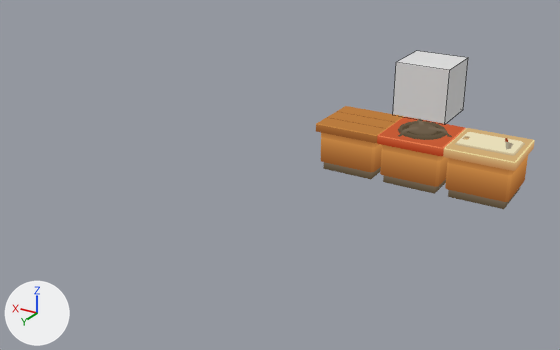
Renders of the Blender file 2022 Gamejam Cooking-Rhythm/Assets/Art/Models/Kitchen Props.blend from each side of a commit.
Both versions are drawn from a 50 mm camera at (-4.72, 13.23, 4.64) aimed at (0.91, 3.86, -0.05). Every picture has the same lights, and +X, +Y and +Z are marked at lower left. Mesh edges are drawn as thin lines on the coarser meshes.

The first picture shows 'Chopping Station', 'Cooktop', 'Counter', 'Cube 1x1'.
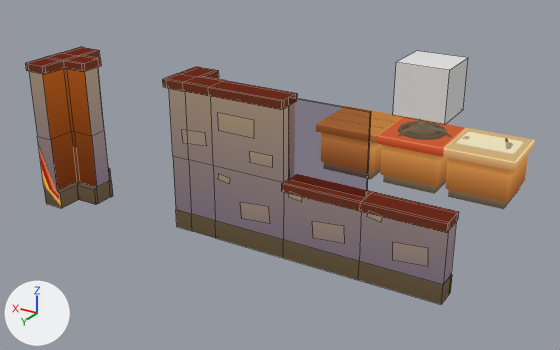
Changed parts and their boxes (x1, y1, x2, y2) in the pictures (560 x 350 px):
'Wall B', added: after (281, 97, 372, 280)
    faces in mat_glass: (289, 97, 371, 198)
    faces in mat_kitchen (picture img_gradientatlas_png): (281, 179, 372, 280)
'Wall A', added: after (208, 81, 297, 258)
'Wall Intersection', added (brown): after (25, 47, 113, 208)
'Wall C', added: after (358, 192, 459, 304)
'Wall Corner', added: after (162, 67, 225, 238)
'Counter', unchanged, covered by the edit: before (316, 106, 403, 179); after (345, 106, 403, 179)

The change, as a list of edits to the scene's bpy script:
```text
Add mat_glass:
    mat_glass = bpy.data.materials.new('Glass')
    mat_glass.use_nodes = True; mat_glass.node_tree.nodes.clear()
    _N = mat_glass.node_tree.nodes; _L = mat_glass.node_tree.links
    n0 = _N.new('ShaderNodeOutputMaterial'); n0.name = 'Material Output'
    n1 = _N.new('ShaderNodeBsdfTransparent'); n1.name = 'Transparent BSDF'
    n2 = _N.new('ShaderNodeTexImage'); n2.name = 'Image Texture'
    n2.image = img_gradientatlas_png
    _L.new(n1.outputs[0], n0.inputs[0])  # 'BSDF' to 'Surface'
    _L.new(n2.outputs[0], n1.inputs[0])  # 'Color' to 'Color'
Add me_cube_010:
    me_cube_010.from_pydata(...)  # 106 vertices, 98 faces; spans x -0.5..0.18, y -0.5..0.5, z 0.0..2.0
    me_cube_010.materials.append(mat_kitchen)  # picture img_gradientatlas_png
Add me_cube_009:
    me_cube_009.from_pydata(...)  # 40 vertices, 26 faces; spans x -0.5..0.5, y -0.175..0.175, z 0.0..1.0
    me_cube_009.materials.append(mat_kitchen)  # picture img_gradientatlas_png
Add me_cube_008:
    me_cube_008.from_pydata(...)  # 48 vertices, 32 faces; spans x -0.5..0.5, y -0.18..0.18, z 0.0..2.0
    # faces by material slot: [26, 6]
    me_cube_008.materials.append(mat_kitchen)  # picture img_gradientatlas_png
    me_cube_008.materials.append(mat_glass)
Add me_cube_006:
    me_cube_006.from_pydata(...)  # 72 vertices, 61 faces; spans x -0.5..0.18, y -0.5..0.18, z 0.0..2.0
    me_cube_006.materials.append(mat_kitchen)  # picture img_gradientatlas_png
Add me_cube_005:
    me_cube_005.from_pydata(...)  # 48 vertices, 32 faces; spans x -0.5..0.5, y -0.18..0.18, z 0.0..2.0
    me_cube_005.materials.append(mat_kitchen)  # picture img_gradientatlas_png
Add ob_wall_intersection:
    ob_wall_intersection = bpy.data.objects.new('Wall Intersection', me_cube_010)
    ob_wall_intersection.location = (3.0, 6.0, 0.0)
Add ob_wall_c:
    ob_wall_c = bpy.data.objects.new('Wall C', me_cube_009)
    ob_wall_c.location = (-2.0, 6.0, 0.0)
Add ob_wall_b:
    ob_wall_b = bpy.data.objects.new('Wall B', me_cube_008)
    ob_wall_b.location = (-1.0, 6.0, 0.0)
Add ob_wall_corner:
    ob_wall_corner = bpy.data.objects.new('Wall Corner', me_cube_006)
    ob_wall_corner.location = (1.0, 6.0, 0.0)
Add ob_wall_a:
    ob_wall_a = bpy.data.objects.new('Wall A', me_cube_005)
    ob_wall_a.location = (0.0, 6.0, 0.0)
```
